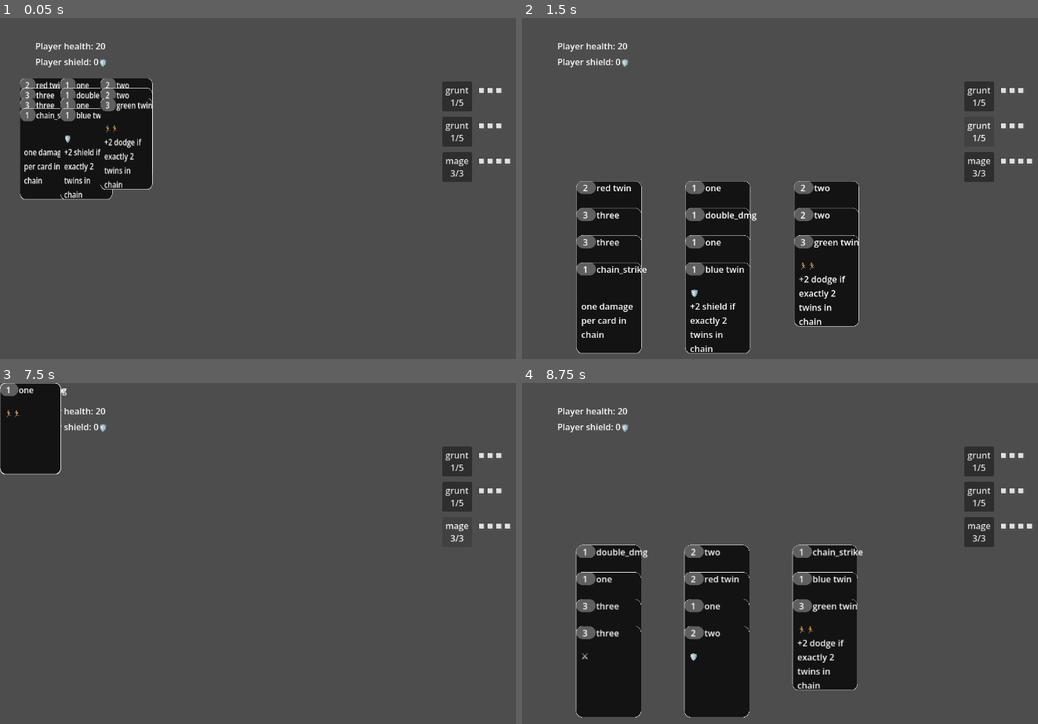
Above: before the commit, frames 1-4 (two rows, left to right).
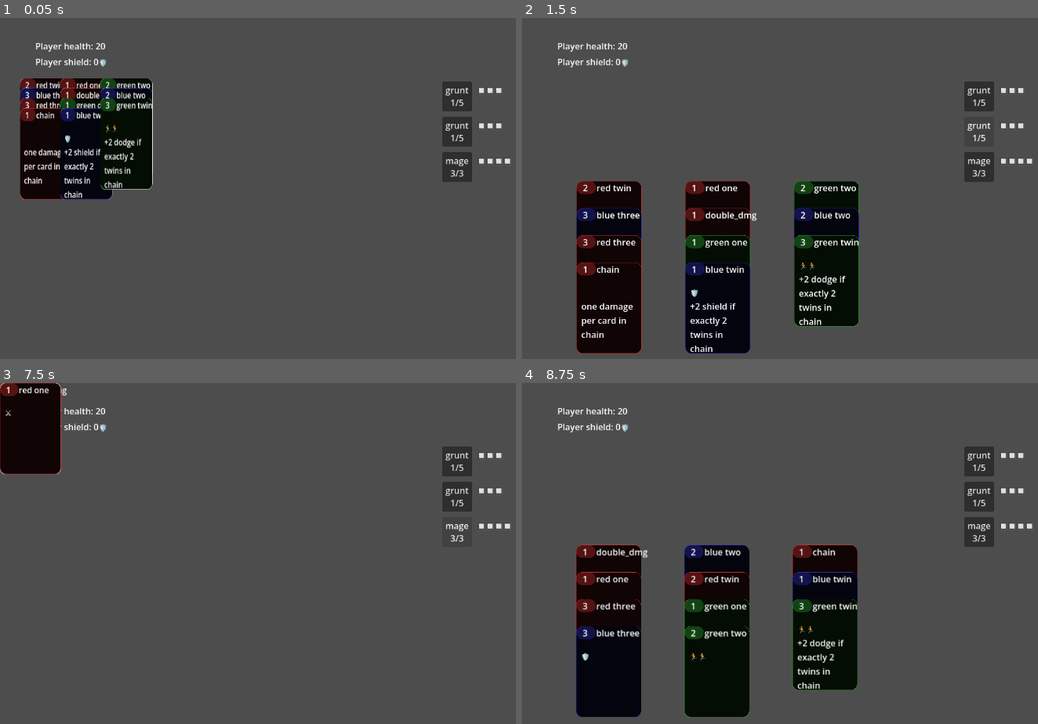
Above: after the commit, the same moments.

Repository: tgbrooks/cocards
Game: Godot game, scene res://main.tscn
Two runs of this game, one before a commit and one after it. Both use one fixed random seed, a clock stepped at 60 frames per second and the inputs below.
Inputs (mouse positions are in pixels of both pictures, inside the frame that each line leads up to):
- Up to frame 1 (0.05 s): no input
- Up to frame 2 (1.5 s): click "grunt 1/5" at 0.5 s; click "grunt 1/5" at 1.25 s
- Up to frame 3 (7.5 s): click "mage 3/3" at 2 s; click "grunt 1/5" at 2.75 s; click "grunt 1/5" at 3.5 s; click "mage 3/3" at 4.25 s; click "grunt 1/5" at 5 s; click "grunt 1/5" at 5.75 s; click "mage 3/3" at 6.5 s; tap Enter at 7.25 s; move the mouse to (448, 539) at 7.27 s; hold R from 7.28 s (still down)
- Up to frame 4 (8.75 s): move the mouse to (707, 577) at 8.02 s; release R at 8.03 s; tap R at 8.1 s

The runs differ from the first frame. In frame 1, 1.5% of the frame differs, in the area x 3-30%, y 17-54%; in frame 2, 2.8%, in the area x 10-66%, y 47-99%; in frame 3, 0.4%; in frame 4, 2.8%.

Commit message:
Revamp suits + colors

Diff:
--- a/Util.gd
+++ b/Util.gd
@@ -1,5 +1,15 @@
 class_name Util extends Node
 
+static func suit_to_color(suit: Enums.Suit) -> Color:
+	if suit == Enums.Suit.RED:
+		return Color(0.9, 0.2, 0.2)
+	elif suit == Enums.Suit.GREEN:
+		return Color(0.2, 0.7, 0.2)
+	elif suit == Enums.Suit.BLUE:
+		return Color(0.2, 0.2, 0.8)
+	else:
+		assert(false,	 "invalid suit")
+		return Color.MAGENTA
 
 static func format_heat(heat) -> String:
 	return '🔥'.repeat(heat)
--- a/card.gd
+++ b/card.gd
@@ -34,6 +34,7 @@
 	var dodge_icons = '🏃'.repeat(dodge)
 	number_label.text = "%s" % number
 	name_label.text = card_name
+	card_sprite.modulate = Util.suit_to_color(suit)
 	description_label.text = '%s%s%s\n%s' % [damage_icons, shield_icons, dodge_icons, description]
 	button.pressed.connect(_on_pressed)
 	button.modulate = Color(1.0, 1.0, 1.0, 0.0)
--- a/card_library.gd
+++ b/card_library.gd
@@ -20,21 +20,49 @@
 func make_card_by_name(card_name: String, main: Main) -> Card:
 	var card = card_scene.instantiate()
 	card.card_name = card_name
-	if card_name == 'one':
+	if card_name == 'green one':
 		card.number = 1
 		card.damage = 0
-		card.suit = Enums.Suit.RED
+		card.suit = Enums.Suit.GREEN
 		card.dodge = 2
-	elif card_name == 'two':
+	elif card_name == 'green two':
 		card.number = 2
 		card.damage = 0
+		card.suit = Enums.Suit.GREEN
+		card.dodge = 2
+	elif card_name == 'green three':
+		card.number = 3
+		card.damage = 0
+		card.suit = Enums.Suit.GREEN
+		card.dodge = 2
+	elif card_name == 'blue one':
+		card.number = 1
+		card.damage = 0
+		card.suit = Enums.Suit.BLUE
+		card.shield = 1
+	elif card_name == 'blue two':
+		card.number = 2
+		card.damage = 0
+		card.suit = Enums.Suit.BLUE
+		card.shield = 1
+	elif card_name == 'blue three':
+		card.number = 3
+		card.damage = 0
+		card.suit = Enums.Suit.BLUE
+		card.shield = 1
+	elif card_name == 'red one':
+		card.number = 1
+		card.damage = 1
 		card.suit = Enums.Suit.RED
-		card.shield = 1
-	elif card_name == 'three':
+	elif card_name == 'red two':
+		card.number = 2
+		card.damage = 1
+		card.suit = Enums.Suit.RED
+	elif card_name == 'red three':
 		card.number = 3
 		card.damage = 1
 		card.suit = Enums.Suit.RED
-	elif card_name == 'chain_strike':
+	elif card_name == 'chain':
 		card.number = 1
 		card.damage = 0
 		card.description = "one damage per card in chain"
--- a/main.gd
+++ b/main.gd
@@ -25,7 +25,7 @@
 		self.add_child(cs)
 
 	var library = CardLibrary.new()
-	for card_name in ["one", "one", "two", "two",  "three", "three",  "chain_strike", "red twin", "blue twin", "green twin", "double_dmg"]:
+	for card_name in ["red one", "green one", "blue two", "green two",  "red three", "blue three",  "chain", "red twin", "blue twin", "green twin", "double_dmg"]:
 		var card = library.make_card_by_name(card_name, self)
 		deck.append(card)
 
